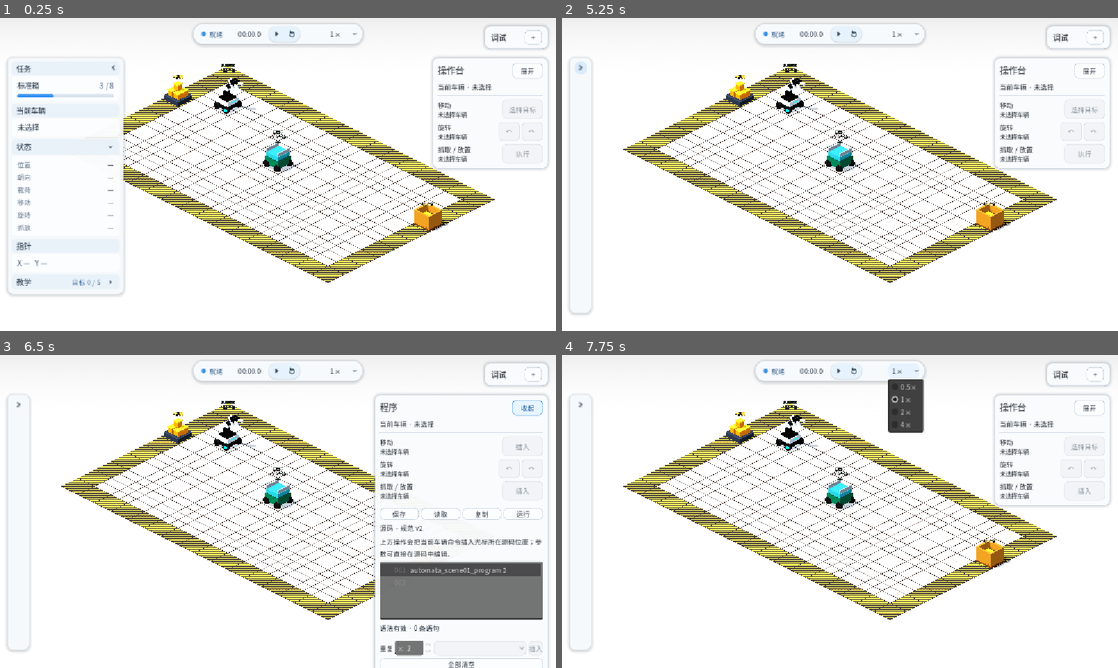
Above: before the commit, frames 1-4 (two rows, left to right).
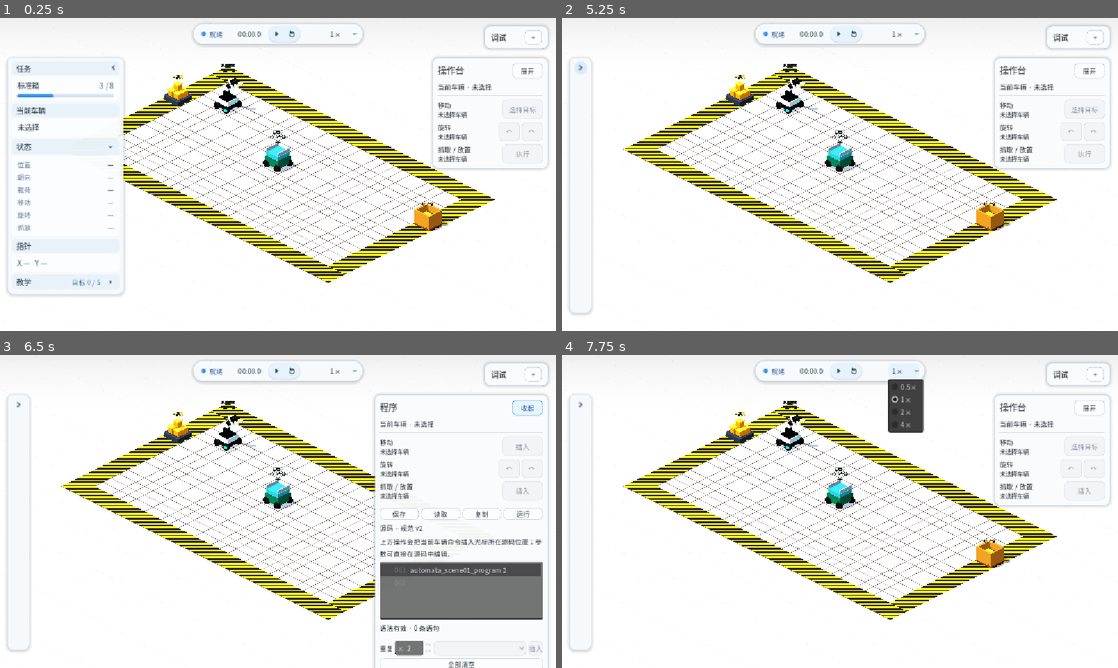
Above: after the commit, the same moments.

Repository: Ri0n72Y/automata
Game: Godot game, scene res://scenes/scene_01/scene_01_basic_packing.tscn
The game is run twice, just before and just after one commit, with the same random seed, the same clock (stepped at 60 frames per second) and the same inputs.
Inputs (mouse positions are in pixels of both pictures, inside the frame that each line leads up to):
- Up to frame 1 (0.25 s): no input
- Up to frame 2 (5.25 s): click (673, 146) at 0.5 s; click (673, 199) at 1.27 s; click "下一步" at 2 s; click "上一步" at 2.75 s; click "跳过教学" at 3.5 s; click "打开教学" at 4.25 s; click (673, 68) at 5 s
- Up to frame 3 (6.5 s): click "展开" at 5.75 s
- Up to frame 4 (7.75 s): click "收起" at 6.5 s; click "1×" at 7.25 s

The runs differ from the first frame. In frame 1, 7.7% of the frame differs, in the area x 22-89%, y 15-85%; in frame 2, 8.6%, in the area x 11-89%, y 15-85%; in frame 3, 6.7%; in frame 4, 8.6%.

Commit message:
refine(scene-01): brighten field surface and static warning stripes

Diff:
--- a/scenes/scene_01/materials/floor_cross_backdrop.tres
+++ b/scenes/scene_01/materials/floor_cross_backdrop.tres
@@ -10,7 +10,10 @@
 shader_parameter/normal_texture = ExtResource("3_normal")
 shader_parameter/tile_repeat = Vector2(200, 200)
 shader_parameter/tint = Color(1, 1, 1, 1)
-shader_parameter/normal_depth = 0.82
-shader_parameter/roughness_value = 0.76
+shader_parameter/albedo_lift = 0.055
+shader_parameter/albedo_contrast = 0.92
+shader_parameter/normal_depth = 1.10
+shader_parameter/roughness_value = 0.75
+shader_parameter/roughness_variation = 0.025
 shader_parameter/metallic_value = 0.015
 shader_parameter/specular_value = 0.28
--- a/scenes/scene_01/materials/floor_cross_playable.tres
+++ b/scenes/scene_01/materials/floor_cross_playable.tres
@@ -9,7 +9,10 @@
 shader_parameter/albedo_texture = ExtResource("2_albedo")
 shader_parameter/normal_texture = ExtResource("3_normal")
 shader_parameter/tint = Color(1, 1, 1, 1)
-shader_parameter/normal_depth = 1.15
-shader_parameter/roughness_value = 0.72
+shader_parameter/albedo_lift = 0.07
+shader_parameter/albedo_contrast = 0.90
+shader_parameter/normal_depth = 1.35
+shader_parameter/roughness_value = 0.70
+shader_parameter/roughness_variation = 0.035
 shader_parameter/metallic_value = 0.02
 shader_parameter/specular_value = 0.34
--- a/scenes/scene_01/materials/warning_tile.tres
+++ b/scenes/scene_01/materials/warning_tile.tres
@@ -1,15 +1,12 @@
-[gd_resource type="ShaderMaterial" load_steps=4 format=3]
+[gd_resource type="ShaderMaterial" load_steps=2 format=3]
 
-[ext_resource type="Shader" path="res://shaders/scene_01/floor_surface.gdshader" id="1_shader"]
-[ext_resource type="Texture2D" path="res://assets/scene_01/warning_tile_albedo.png" id="2_albedo"]
-[ext_resource type="Texture2D" path="res://assets/scene_01/floor_tile_normal.png" id="3_normal"]
+[ext_resource type="Shader" path="res://shaders/scene_01/warning_surface.gdshader" id="1_shader"]
 
 [resource]
 shader = ExtResource("1_shader")
-shader_parameter/albedo_texture = ExtResource("2_albedo")
-shader_parameter/normal_texture = ExtResource("3_normal")
-shader_parameter/tint = Color(1, 1, 1, 1)
-shader_parameter/normal_depth = 1.0
-shader_parameter/roughness_value = 0.7
+shader_parameter/yellow_color = Color(0.94, 0.72, 0.08, 1)
+shader_parameter/dark_color = Color(0.10, 0.09, 0.08, 1)
+shader_parameter/stripe_bands_per_cell = 5.0
+shader_parameter/roughness_value = 0.72
 shader_parameter/metallic_value = 0.01
-shader_parameter/specular_value = 0.3
+shader_parameter/specular_value = 0.30
--- a/shaders/scene_01/floor_backdrop_surface.gdshader
+++ b/shaders/scene_01/floor_backdrop_surface.gdshader
@@ -1,19 +1,26 @@
 shader_type spatial;
 
 uniform sampler2D albedo_texture : source_color, filter_linear_mipmap_anisotropic, repeat_enable;
-uniform sampler2D normal_texture : hint_normal, filter_linear_mipmap_anisotropic, repeat_enable;
+uniform sampler2D normal_texture : hint_normal, filter_linear, repeat_enable;
 uniform vec2 tile_repeat = vec2(1.0, 1.0);
 uniform vec4 tint : source_color = vec4(1.0);
+uniform float albedo_lift : hint_range(0.0, 0.25, 0.01) = 0.0;
+uniform float albedo_contrast : hint_range(0.5, 1.2, 0.01) = 1.0;
 uniform float normal_depth : hint_range(0.0, 2.0, 0.05) = 1.0;
-uniform float roughness_value : hint_range(0.0, 1.0, 0.01) = 0.76;
-uniform float metallic_value : hint_range(0.0, 1.0, 0.01) = 0.015;
-uniform float specular_value : hint_range(0.0, 1.0, 0.01) = 0.28;
+uniform float roughness_value : hint_range(0.0, 1.0, 0.01) = 0.72;
+uniform float roughness_variation : hint_range(0.0, 0.12, 0.005) = 0.0;
+uniform float metallic_value : hint_range(0.0, 1.0, 0.01) = 0.02;
+uniform float specular_value : hint_range(0.0, 1.0, 0.01) = 0.35;
 
 void fragment() {
     vec2 tiled_uv = UV * tile_repeat;
-    vec4 base = texture(albedo_texture, tiled_uv) * tint;
-    ALBEDO = base.rgb;
-    ROUGHNESS = roughness_value;
+    vec4 sampled = texture(albedo_texture, tiled_uv) * tint;
+    vec3 contrasted = (sampled.rgb - vec3(0.5)) * albedo_contrast + vec3(0.5);
+    vec3 lifted = mix(contrasted, vec3(1.0), albedo_lift);
+    float luma = dot(sampled.rgb, vec3(0.2126, 0.7152, 0.0722));
+
+    ALBEDO = lifted;
+    ROUGHNESS = clamp(roughness_value + (0.5 - luma) * roughness_variation, 0.0, 1.0);
     METALLIC = metallic_value;
     SPECULAR = specular_value;
     NORMAL_MAP = texture(normal_texture, tiled_uv).rgb;
--- a/shaders/scene_01/floor_surface.gdshader
+++ b/shaders/scene_01/floor_surface.gdshader
@@ -4,16 +4,23 @@
 uniform sampler2D normal_texture : hint_normal, filter_linear, repeat_enable;
 instance uniform vec2 tile_repeat = vec2(1.0, 1.0);
 uniform vec4 tint : source_color = vec4(1.0);
+uniform float albedo_lift : hint_range(0.0, 0.25, 0.01) = 0.0;
+uniform float albedo_contrast : hint_range(0.5, 1.2, 0.01) = 1.0;
 uniform float normal_depth : hint_range(0.0, 2.0, 0.05) = 1.0;
 uniform float roughness_value : hint_range(0.0, 1.0, 0.01) = 0.72;
+uniform float roughness_variation : hint_range(0.0, 0.12, 0.005) = 0.0;
 uniform float metallic_value : hint_range(0.0, 1.0, 0.01) = 0.02;
 uniform float specular_value : hint_range(0.0, 1.0, 0.01) = 0.35;
 
 void fragment() {
     vec2 tiled_uv = UV * tile_repeat;
-    vec4 base = texture(albedo_texture, tiled_uv) * tint;
-    ALBEDO = base.rgb;
-    ROUGHNESS = roughness_value;
+    vec4 sampled = texture(albedo_texture, tiled_uv) * tint;
+    vec3 contrasted = (sampled.rgb - vec3(0.5)) * albedo_contrast + vec3(0.5);
+    vec3 lifted = mix(contrasted, vec3(1.0), albedo_lift);
+    float luma = dot(sampled.rgb, vec3(0.2126, 0.7152, 0.0722));
+
+    ALBEDO = lifted;
+    ROUGHNESS = clamp(roughness_value + (0.5 - luma) * roughness_variation, 0.0, 1.0);
     METALLIC = metallic_value;
     SPECULAR = specular_value;
     NORMAL_MAP = texture(normal_texture, tiled_uv).rgb;
--- /dev/null
+++ b/shaders/scene_01/warning_surface.gdshader
@@ -0,0 +1,20 @@
+shader_type spatial;
+
+instance uniform vec2 tile_repeat = vec2(1.0, 1.0);
+uniform vec4 yellow_color : source_color = vec4(0.94, 0.72, 0.08, 1.0);
+uniform vec4 dark_color : source_color = vec4(0.10, 0.09, 0.08, 1.0);
+uniform float stripe_bands_per_cell : hint_range(2.0, 8.0, 0.5) = 5.0;
+uniform float roughness_value : hint_range(0.0, 1.0, 0.01) = 0.72;
+uniform float metallic_value : hint_range(0.0, 1.0, 0.01) = 0.01;
+uniform float specular_value : hint_range(0.0, 1.0, 0.01) = 0.30;
+
+void fragment() {
+    vec2 tiled_uv = UV * tile_repeat;
+    float diagonal = tiled_uv.x + tiled_uv.y;
+    float band_phase = fract(diagonal * stripe_bands_per_cell * 0.5);
+    float use_yellow = step(0.5, band_phase);
+    ALBEDO = mix(dark_color.rgb, yellow_color.rgb, use_yellow);
+    ROUGHNESS = roughness_value;
+    METALLIC = metallic_value;
+    SPECULAR = specular_value;
+}
